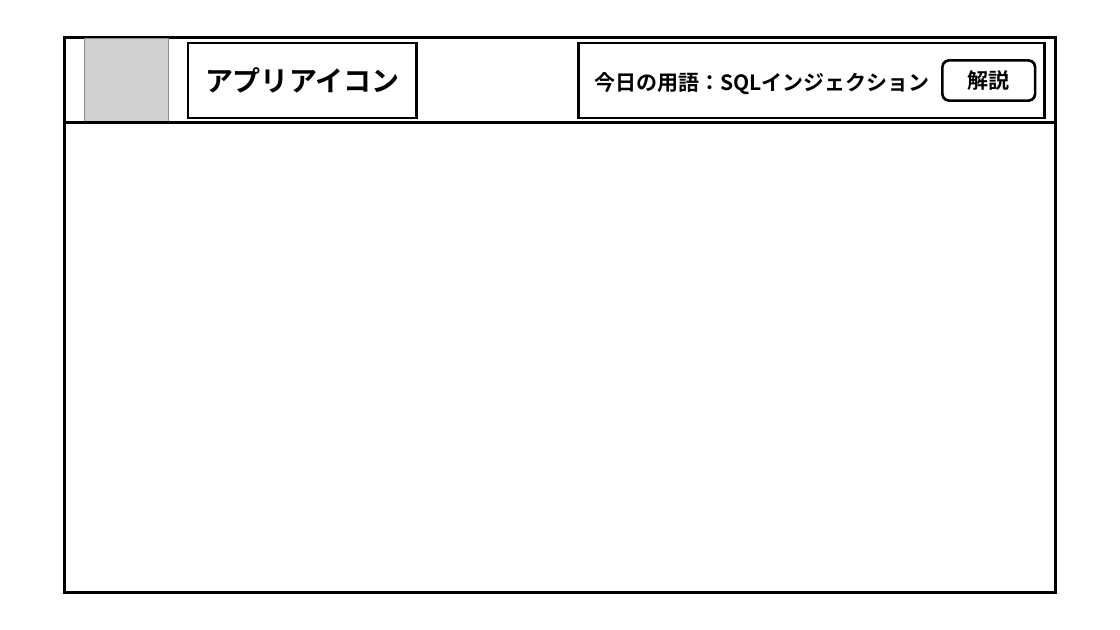
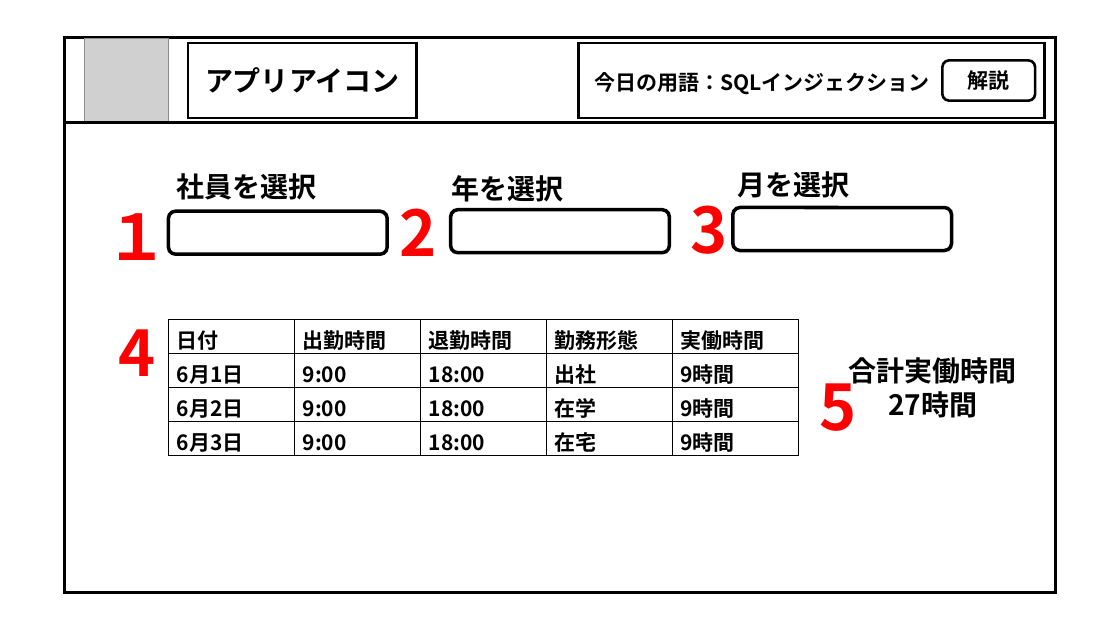
Before and after one commit to dojo2023/E-2, a slide deck: slide 18 of doc/外部設計書_画面設計_図.pptx (slide 16 before the commit). Drawn at 1120x630 pixels with LibreOffice and Linux fonts; fonts in the diff are those of the drawing; grey boxes stand for pictures. Boxes give left, top, right and bottom in pixels: in the first picture for what was removed or moved away, otherwise in the second. Text is boxed around its words. In the diff, an @@ line names an element or a change of style, - is before the commit and + after.

```diff
--- a/doc/外部設計書_画面設計_図.pptx
+++ b/doc/外部設計書_画面設計_図.pptx
@@ rectangle at (65, 38, 1055, 592): fill none to #FFFFFF @@
@@ text added at (177, 173, 317, 200), 24 pt, text #000000, bold @@
+社員を選択
@@ text added at (452, 175, 564, 202), 24 pt, text #000000, bold @@
+年を選択
@@ text added at (738, 171, 850, 198), 24 pt, text #000000, bold @@
+月を選択
@@ text added at (400, 208, 437, 256), 54 pt, text #FF0000, bold @@
+2
@@ text added at (690, 205, 727, 254), 54 pt, text #FF0000, bold @@
+3
@@ rounded rectangle added at (733, 208, 951, 250), outline #000000 3 pt @@
@@ text added at (105, 213, 168, 260), 54 pt, text #FF0000, bold @@
+１
@@ rounded rectangle added at (169, 212, 387, 255), outline #000000 3 pt @@
@@ rounded rectangle added at (450, 210, 669, 253), outline #000000 3 pt @@
@@ text added at (118, 329, 155, 376), 54 pt, text #FF0000, bold @@
+4
@@ table added at (169, 319, 799, 456), 4 rows, 5 columns @@
+日付 | 出勤時間 | 退勤時間 | 勤務形態 | 実働時間
+6月1日 | 9:00 | 18:00 | 出社 | 9時間
+6月2日 | 9:00 | 18:00 | 在学 | 9時間
+6月3日 | 9:00 | 18:00 | 在宅 | 9時間
@@ text added at (849, 357, 1017, 418), 24 pt, text #000000, bold @@
+合計実働時間
+27時間
@@ text added at (820, 367, 857, 431), 54 pt, text #FF0000, bold @@
+5
```
Also in this commit, not shown: 3 other slides changed, 2 slides added, 9 other files.
